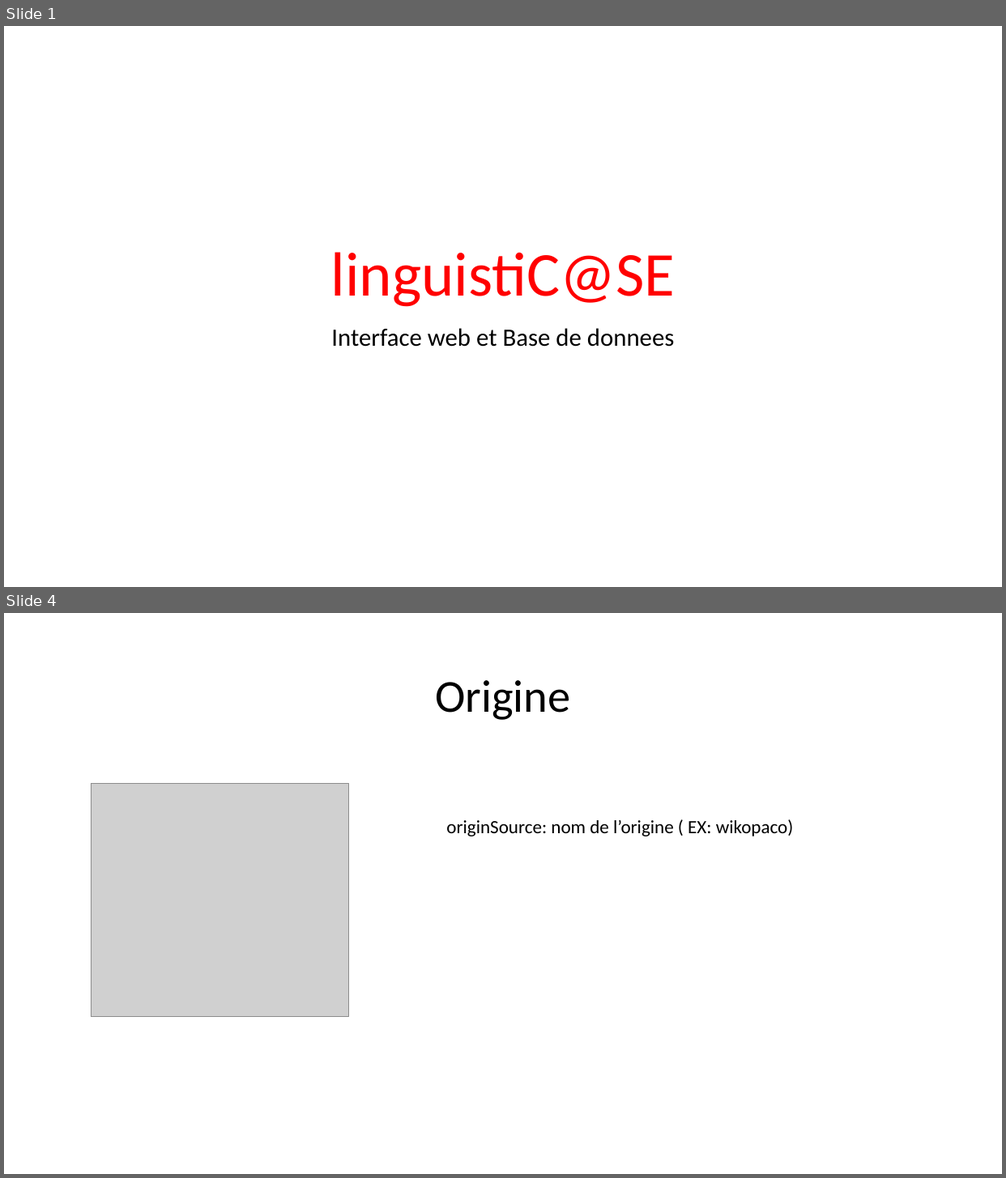
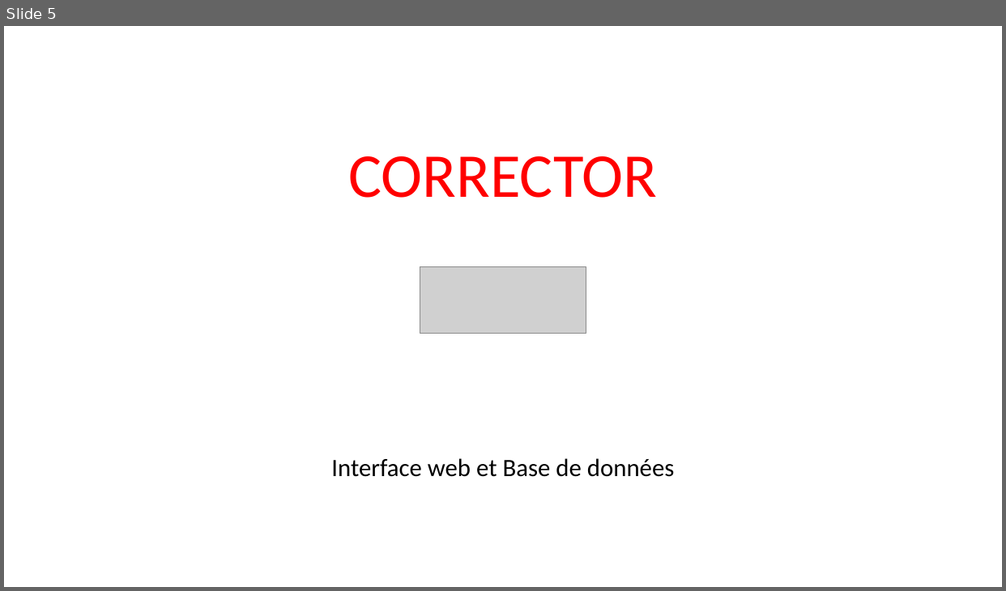
Before and after one commit to Sle3pingForest/StageL3, a slide deck: RapportNam/Nouveau Microsoft PowerPoint Presentation.pptx. Shown one above the other, each under a label of ours: slides 1 and 4 before the commit, slide 5 after it; the slides between them are not shown. The pictures are 1006x1178 and 1006x591 pixels, drawn with LibreOffice and Linux fonts; fonts in the diff are those of the drawing; grey boxes stand for pictures. Boxes give left, top, right and bottom in pixels: in the first picture for what was removed or moved away, otherwise in the second. Text is boxed around its words. In the diff, an @@ line names an element or a change of style, - is before the commit and + after.

```diff
--- a/RapportNam/Nouveau Microsoft PowerPoint Presentation.pptx
+++ b/RapportNam/Nouveau Microsoft PowerPoint Presentation.pptx
@@ slide 4 removed at box(4, 613, 1002, 1174), background #FFFFFF @@
@@ title removed at box(435, 680, 570, 720) @@
-Origine
@@ picture removed at box(91, 784, 348, 1017) @@
@@ text removed at box(446, 820, 794, 837) @@
-originSource: nom de l’origine ( EX: wikopaco)
@@ what was slide 1 is now slide 5 @@
@@ slide 5 changed as well @@
@@ title at box(348, 156, 657, 198): text changed @@
-linguistiC@SE
+CORRECTOR
@@ picture added at box(420, 267, 586, 334) @@
@@ subtitle at box(331, 459, 674, 477): text changed @@
-Interface web et Base de donnees
+Interface web et Base de données
```
Also in this commit, not shown: 5 other slides changed, 7 slides added, 3 other slides removed, 4 other files.
